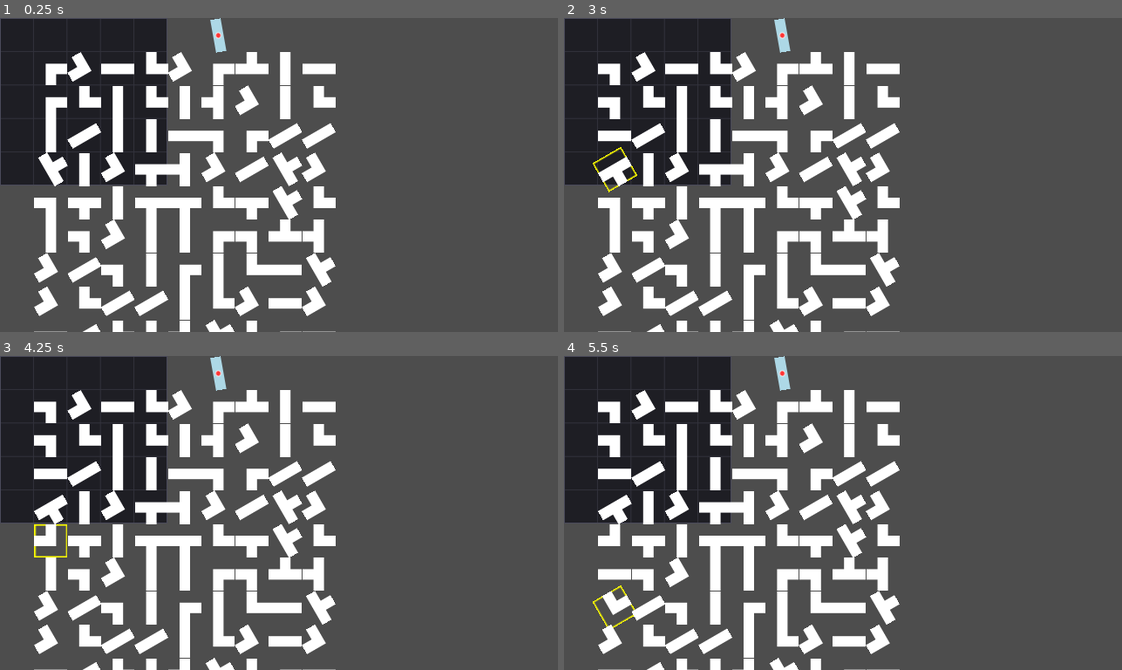
Above: before the commit, frames 1-4 (two rows, left to right).
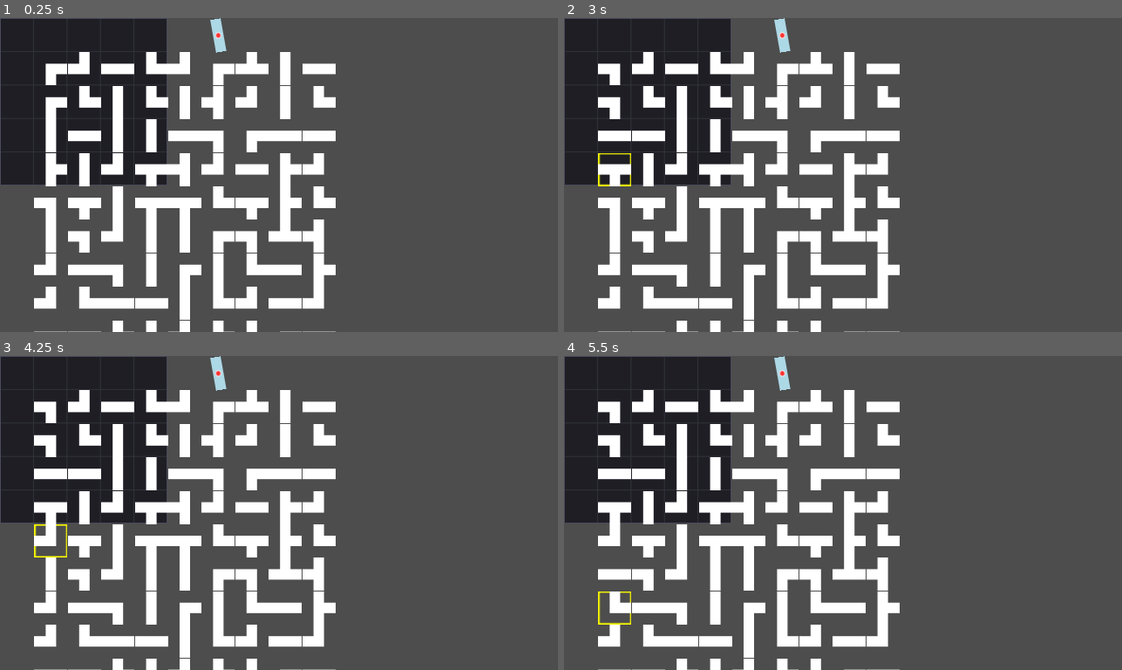
Above: after the commit, the same moments.

Repository: RedBlueCarrots/GMTK-2026
Game: Godot game, scene res://Scenes/pipe_minigame.tscn
The game is run twice, just before and just after one commit, with the same random seed, the same clock (stepped at 60 frames per second) and the same inputs. This scene is started directly instead of the project's main scene.
Inputs (mouse positions are in pixels of both pictures, inside the frame that each line leads up to):
- Up to frame 1 (0.25 s): no input
- Up to frame 2 (3 s): tap Enter at 0.5, 2 s; move the mouse to (614, 68) at 0.52 s; click (614, 68) at 0.67 s; tap Space at 1.25, 2.75 s; move the mouse to (614, 102) at 1.27 s; click (614, 102) at 1.42 s; move the mouse to (614, 137) at 2.02 s; click (614, 137) at 2.17 s; move the mouse to (614, 168) at 2.77 s; click (614, 168) at 2.92 s
- Up to frame 3 (4.25 s): tap Enter at 3.5 s; move the mouse to (50, 541) at 3.52 s; click (50, 541) at 3.67 s
- Up to frame 4 (5.5 s): tap Space at 4.25 s; move the mouse to (614, 575) at 4.27 s; click (614, 575) at 4.42 s; move the mouse to (614, 607) at 5.02 s; click (614, 607) at 5.17 s

The runs differ from the first frame. In frame 1, 4.2% of the frame differs, in the area x 6-61%, y 10-100%; in frame 2, 4.4%, in the area x 5-61%, y 10-100%; in frame 3, 4.2%; in frame 4, 4.4%.

Commit message:
rotation fix

Diff:
--- a/Scenes/pipe_minigame.gd
+++ b/Scenes/pipe_minigame.gd
@@ -58,7 +58,7 @@
 				piece.shape = _generate_shape(true, _is_straight(cell, path))
 			else:
 				piece.shape = _generate_shape()
-			piece.rotation_degrees = [0, 90, 180, 240].pick_random()
+			piece.rotation_degrees = [0, 90, 180, 270].pick_random()
 			piece.setup_pipe()
 			grid[x][y] = piece
 
